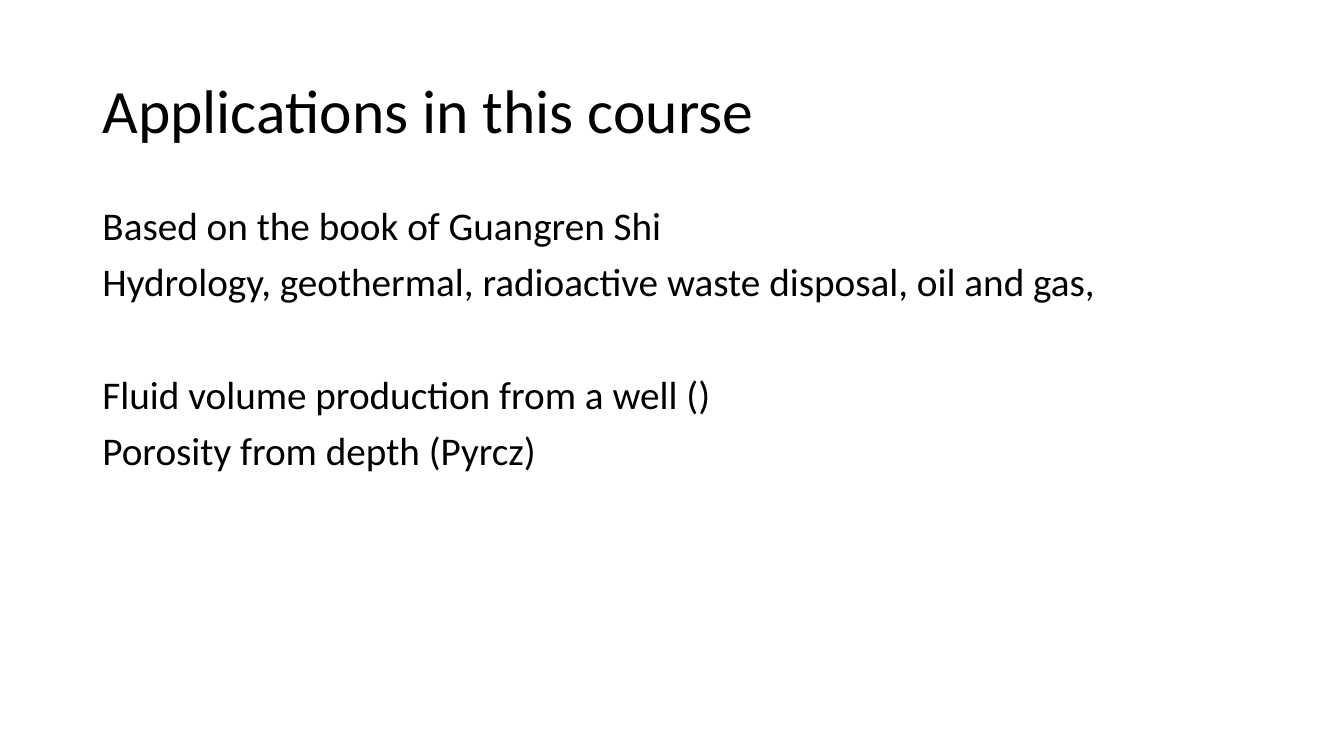
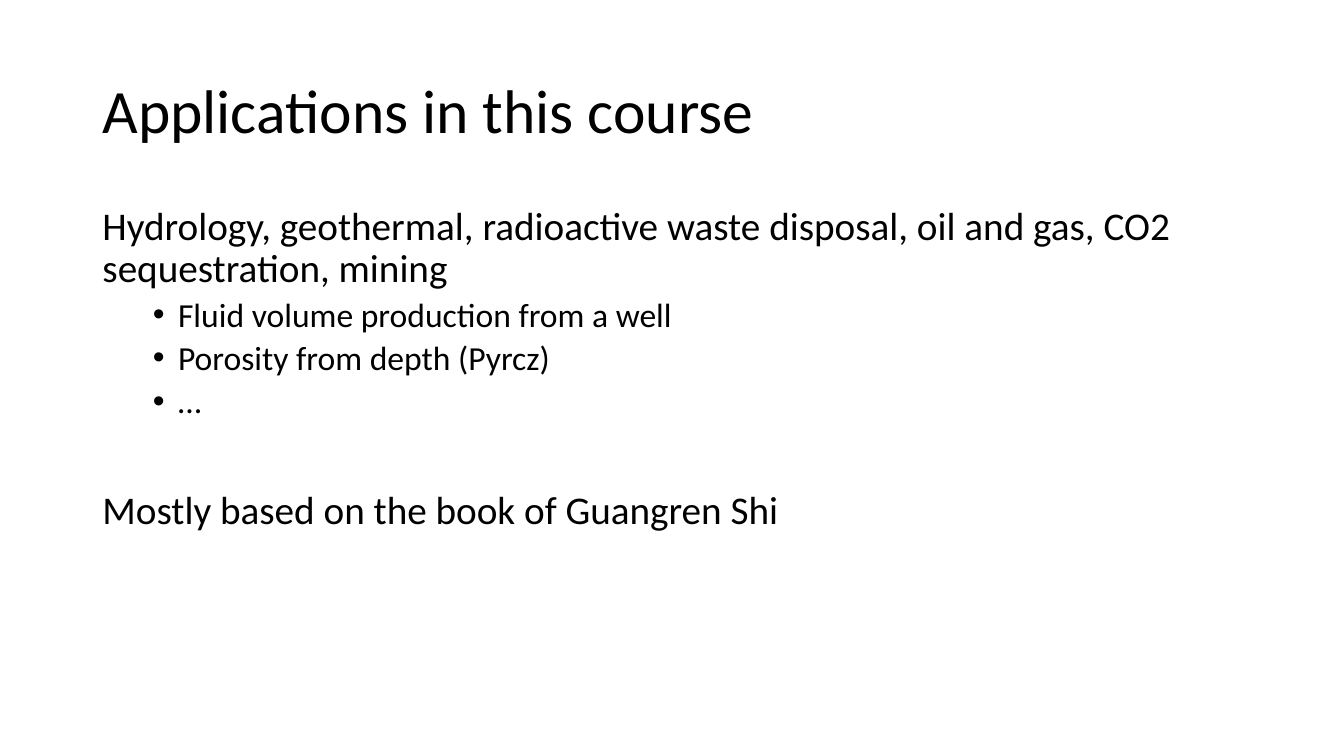
Before and after one commit to mathphysmx/teaching-ml, a slide deck: slide 10 of slides/ML_00.pptx (slide 4 before the commit). Drawn at 1344x756 pixels with LibreOffice and Linux fonts; fonts in the diff are those of the drawing. Boxes give left, top, right and bottom in pixels: in the first picture for what was removed or moved away, otherwise in the second. Text is boxed around its words. In the diff, an @@ line names an element or a change of style, - is before the commit and + after.

Commit message:
slide updated

```diff
--- a/slides/ML_00.pptx
+++ b/slides/ML_00.pptx
@@ text at [102,212,1170,333]: text changed @@
-Based on the book of Guangren Shi
-Hydrology, geothermal, radioactive waste disposal, oil and gas,
-Fluid volume production from a well ()
+Hydrology, geothermal, radioactive waste disposal, oil and gas, CO2 sequestration, mining
+  • Fluid volume production from a well
@@ text at [178,345,550,376]: size 28 to 24 pt in "Porosity from depth (Pyrcz)"; bullet none to •; list level 1 to 2 in "Porosity from depth (Pyrcz)" @@
@@ text at [102,496,779,531]: paragraphs added @@
+  • …
+Mostly based on the book of Guangren Shi
```
Also in this commit, not shown: 2 other slides changed, 5 slides added, 1 slide removed, 3 other files.
